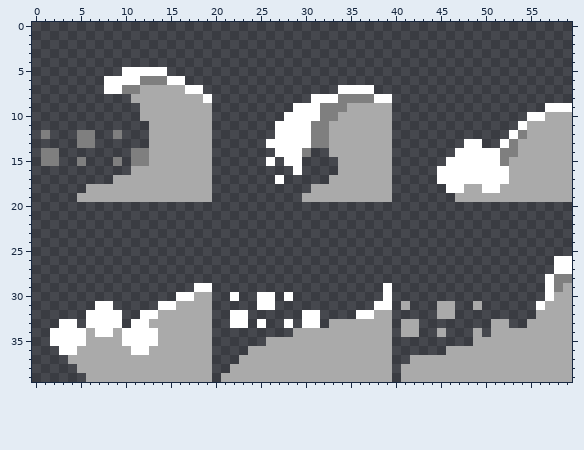
Edited in one commit: pixel-art sprite (art/water_wave.png). The picture above was drawn from the file before the commit.
The file is 60x40 pixels.
The result:
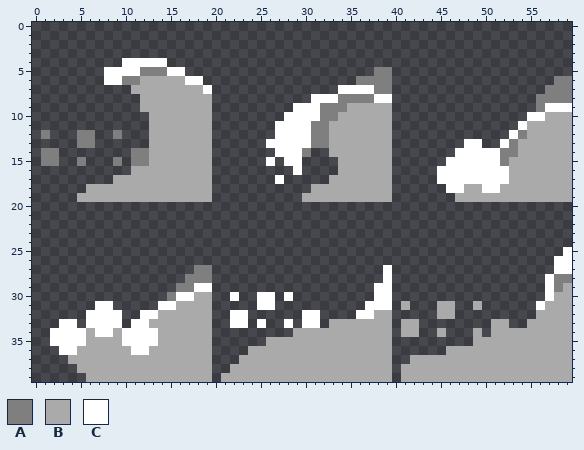
Palette (. is transparent): A #7f7f7f  B #aaaaaa  C #ffffff
Edits made:
@@ x 0..59 @@
  3 ............................................................
- 4 ............................................................
- 5 ..........CCCCC.............................................
- 6 ........CCCCAAACC...........................................
- 7 ........CCAABBBBBCC...............CCCC......................
- 8 ...........BBBBBBBBC...........CCCAAAACC....................
- 9 ............BBBBBBBB.........CCCAAABBBBB.................CCC
-10 ............BBBBBBBB........CCCCAABBBBBB...............CCBBB
+ 4 ..........CCCCC.............................................
+ 5 ........CCCCAAACC.....................AA....................
+ 6 ........CCAABBBBBCC.................AAAA..................AA
+ 7 ...........BBBBBBBBC..............CCCCAA.................AAA
+ 8 ............BBBBBBBB...........CCCAAAACC................AAAA
+ 9 ............BBBBBBBB.........CCCAAABBBBB................ACCC
+10 .............BBBBBBB........CCCCAABBBBBB...............CCBBB
 11 .............BBBBBBB.......CCCCAABBBBBBB..............CBBBBB
@@ x 0..59 @@
 24 ............................................................
-25 ............................................................
+25 ...........................................................C
 26 ..........................................................CC
-27 ..........................................................CC
-28 .........................................................CAA
-29 ..................CC...................C.................CAB
-30 ................CCBB..C..CC.C..........C.................CBB
-31 .......CC.....CCBBBB.....CC...........CC.B...BB..B......CBBB
+27 ..................AA...................C..................CC
+28 .................AAA...................C.................CAA
+29 ................AACC..................CC.................CAB
+30 ...............ACCBB..C..CC.C.........CC.................CBB
+31 .......CC.....CCBBBB.....CC..........CCC.B...BB..B......CBBB
 32 ......CCCC..CCBBBBBB..CC......CC....CCBB.....BB.........BBBB
Changed places in both pictures, as pixel boxes (x1, y1, x2, y2):
changed: (104, 58, 212, 121)
added: (356, 67, 392, 94)
added: (536, 76, 572, 112)
added: (563, 247, 572, 256)
added: (167, 265, 212, 301)
added: (365, 265, 392, 310)
